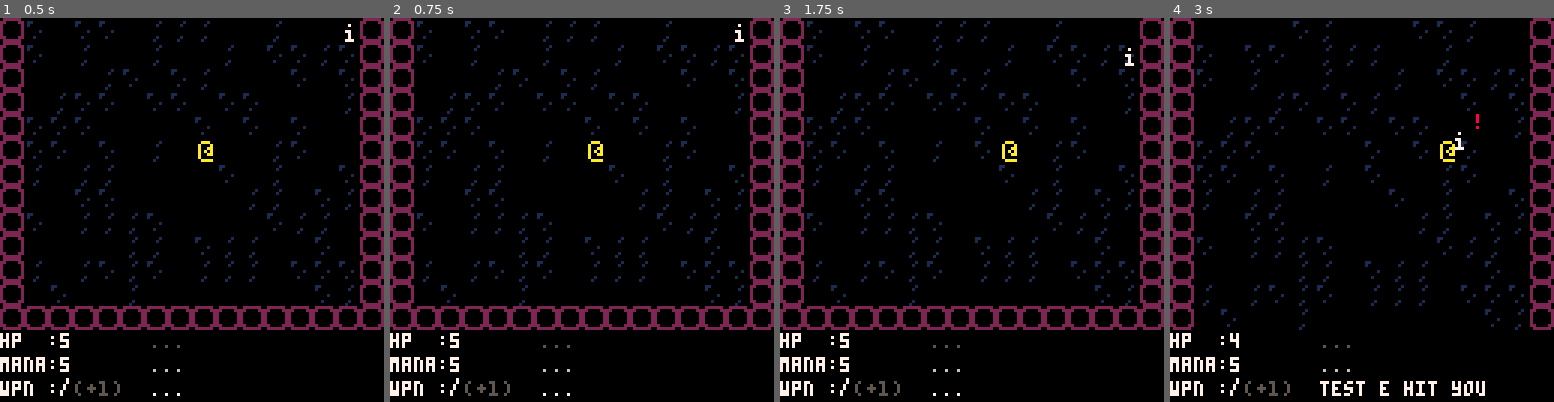
Above: before the commit, frames 1-4 (left to right).
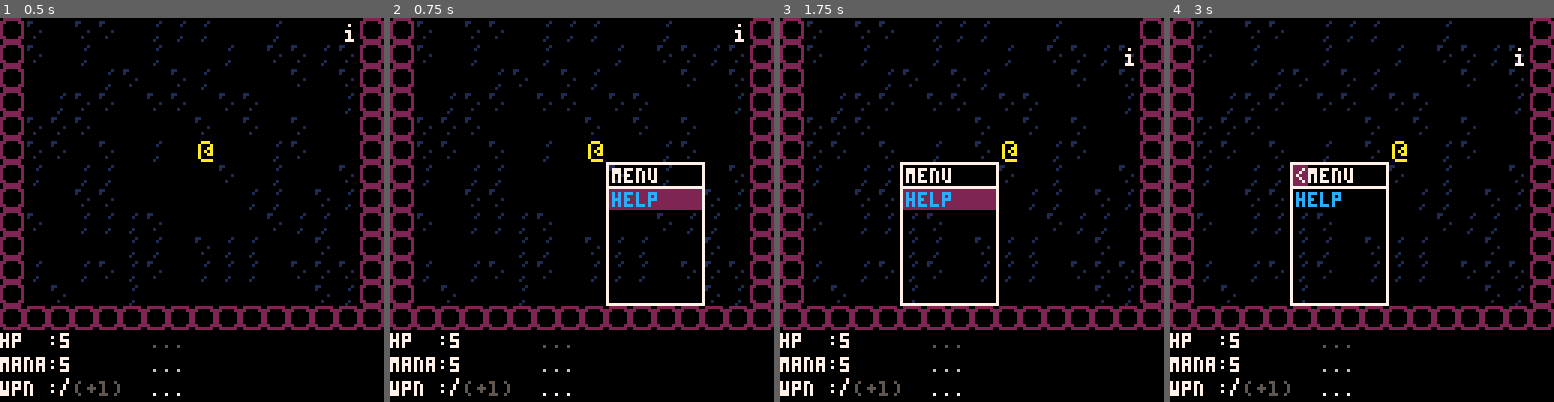
Above: after the commit, the same moments.

Repository: rdelos747/pico8
Game: PICO-8 cartridge rogue.p8
Two runs of this game, one before a commit and one after it. Both use one fixed random seed, a clock stepped at 60 frames per second and the inputs below.
Inputs:
- Up to frame 1 (0.5 s): tap X (X key) at 0.33 s
- Up to frame 2 (0.75 s): tap O (Z key) at 0.7 s
- Up to frame 3 (1.75 s): tap X (X key) at 1.07 s; hold Right from 1.6 s (still down); tap O (Z key) at 1.7 s
- Up to frame 4 (3 s): tap X (X key) at 1.85, 2.97 s; release Right at 2.1 s; tap O (Z key) at 2.1, 2.5, 2.9 s; hold Up 2.15-2.42 s; hold Right from 2.47 s (still down)

Frame 1 is identical in both runs. In frame 2, 2.7% of the frame differs, in the area x 56-83%, y 37-75%; in frame 3, 2.7%; in frame 4, 8.7%, in the area x 6-94%, y 0-99%.

Commit message:
Tue May 21 00:14:31 EDT 2019

Diff:
--- a/rogue.p8
+++ b/rogue.p8
@@ -11,6 +11,17 @@
 hud_m1="..."
 hud_m2="..."
 hud_m3="..."
+
+--menus
+menu_w=32
+menu_h=47
+sub_w=22
+sub_menu_i={"use","throw","drop"}
+mm={
+	open=-1,point=1,
+	sub_m=0, in_sub=0, sub_pt=1,
+	sub_pos=1
+}
 
 --level
 xmax_min=16
@@ -79,6 +90,8 @@
 		--player
 	spr(pp.sp,(pp.x*8)+pp.ax,
 	(pp.y*8)+pp.ay)
+
+	if(mm.open==1)draw_menu()
 end
 
 function draw_hud()
@@ -96,6 +109,93 @@
 	print(hud_m1,cx+50,r1,5)
 	print(hud_m2,cx+50,r2,6)
 	print(hud_m3,cx+50,r3,7)
+end
+
+function draw_menu()
+	--draw box
+	local mx=(pp.x*8)+8
+	local my=(pp.y*8)+8
+	if(xmax-pp.x<8)mx-=menu_w+8
+	if(ymax-pp.y<8)my-=menu_h+8
+	rect(mx,my,mx+menu_w,my+menu_h,7)
+	--draw title
+	if mm.point==0 then
+		rectfill(mx+1,my+1,mx+5,my+7,2)
+		print("<",mx+2,my+2,7)
+		print("menu",mx+6,my+2,7)
+	else
+		print("menu",mx+2,my+2,7)
+	end
+	line(mx,my+8,mx+menu_w,my+8,7)
+	--help item
+	if mm.point==1 then
+	rectfill(mx+1,
+		my+9+((mm.point-1)*6),
+		mx+menu_w-1,
+		my+15+((mm.point-1)*6),
+		2)
+	end
+	print("help",mx+2,my+10,12)
+
+	--draw bag
+	local i=1
+	local hl_c=8
+	for idx in all(bag) do
+		if i==mm.point-1 then
+			local hl_c=2
+			if(mm.in_sub==1)hl_c=1
+			rectfill(mx+1,
+				my+15+((i-1)*8),
+				mx+menu_w-1,
+				my+22+((i-1)*8),
+				hl_c)
+			if mm.sub_m==1 then
+				draw_sub_m(mx,my+15+((i-1)*8))
+			end
+		end
+		local sp=item_tps[idx].sp
+		local disp=item_tps[idx].disp
+		spr(sp,mx+2,
+				my+14+((i-1)*8))
+		if item_tps[idx].fnd then
+			print(disp,mx+10,
+				my+17+((i-1)*8),7)
+		else
+			print("??",mx+10,
+				my+17+((i-1)*8),5)
+		end
+		i+=1
+	end
+end
+
+function draw_sub_m(x,y)
+	local sx=x+menu_w
+	local sy=y
+	mm.sub_pos=1
+	if x<=pp.x*8 then
+		sx-=(menu_w+sub_w)
+		mm.sub_pos=-1
+	end
+	rect(sx,sy,sx+sub_w,sy+20,7)
+	-- get correct sub menu
+	local sub_menu=sub_menu_i
+
+	local i=1
+	for t in all(sub_menu) do
+		if mm.in_sub==1 and
+					mm.sub_pt==i then
+			rectfill(sx+1,sy+1+((i-1)*6),
+				sx+sub_w-1,sy+7+((i-1)*6),
+				2)
+		end
+		print(t,sx+2,sy+2+((i-1)*6),7)
+		i+=1
+	end
+
+	//hack, 2 lazy
+	if mm.sub_pt>#sub_menu then
+		mm.sub_pt=#sub_menu
+	end
 end
 
 function draw_lvl()
@@ -153,8 +253,14 @@
 		end
 	end
 
-	if(move_p(mv))move_e()
-	move_cam()
+	if mm.open==1 then
+		update_menu(mv)
+	elseif mv.b==1 then
+		mm.open=1
+	else
+		if(move_p(mv))move_e()
+		move_cam()
+	end
 end
 
 function move_cam()
@@ -164,6 +270,53 @@
 	if(cam.y<0)cam.y=0
 	if(cam.x>xmax-16)cam.x=xmax-16
 	if(cam.y>ymax-(16-hud_h))cam.y=ymax-(16-hud_h)
+end
+
+function update_menu(mv)
+	-- o button
+	if(mv.b==1)mm.open=-1
+	-- x button
+	if mv.a==1 then
+		if mm.point==0 then
+			mm.open=-1
+		elseif mm.point==1 then
+			show_help=true
+			mm.open=-1
+		elseif mm.in_sub==1 then
+			//do item action
+			use_item(mm.point-1,mm.sub_pt)
+			mm.open=-1
+			return
+		end
+	end
+	-- up/down
+	if mm.in_sub==1 then
+		if mv.y==-1 and mm.sub_pt>1 then
+			mm.sub_pt-=1
+		elseif mv.y==1 and mm.sub_pt<3 then
+			mm.sub_pt+=1
+		end
+	else
+		if mv.y==-1 and mm.point>0 then
+			mm.point-=1
+		elseif mv.y==1 and mm.point<#bag+1 then
+			mm.point+=1
+		end
+	end
+
+	-- toggle sub menu
+	if mm.point>1 then
+		mm.sub_m=1
+		if(mv.x!=0)mm.in_sub=mv.x*mm.sub_pos
+	else
+		mm.sub_m=0
+		mm.in_sub=0
+	end
+
+	--special arrow stuff
+	if mm.point==0 and mv.x==-1 then
+		mm.open=-1
+	end
 end
 
 function move_p(mv)
@@ -210,6 +363,16 @@
 	-- door
 
 	return true
+end
+
+function use_item(it,action)
+	if action==1 then
+		itx=bag[it]
+		item_tps[idx].fnd=true
+		message("used "..
+			item_tps[idx].disp)
+		del(bag,bag[it])
+		end
 end
 
 function attack_p(e)
